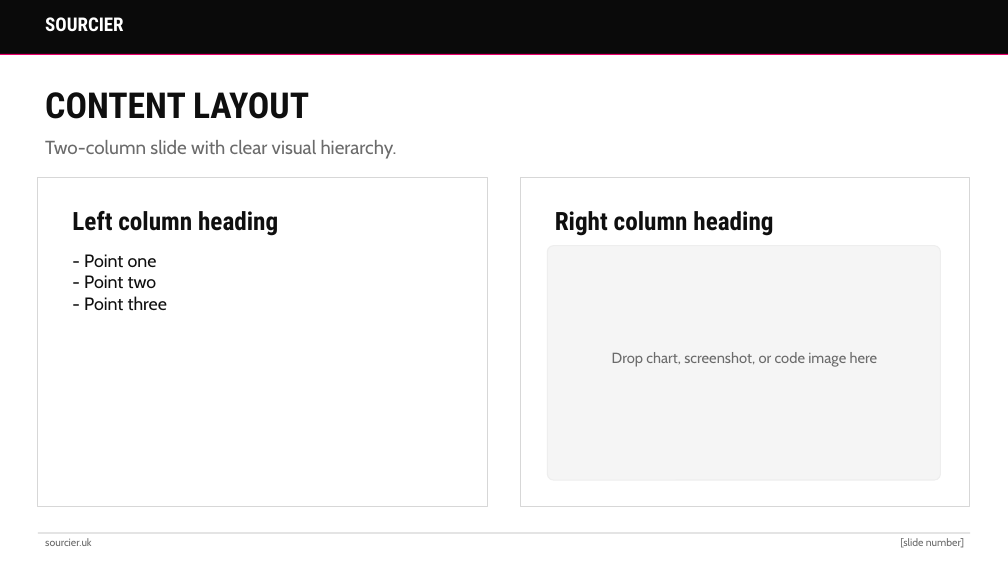
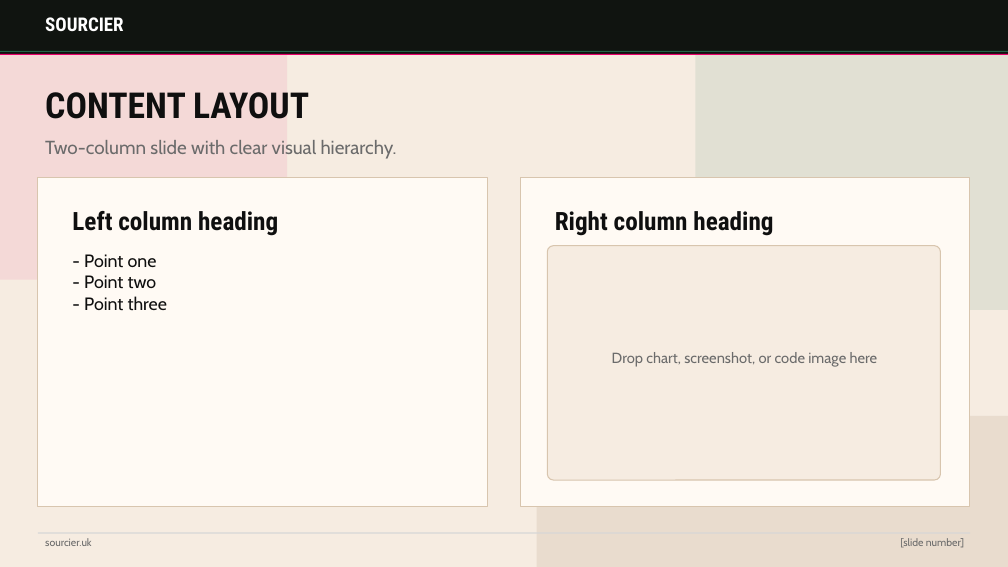
Before and after one commit to sourcier/web-sourcier.uk, a slide deck: slide 3 of assets/templates/sourcier-blog-template.pptx. Drawn at 1008x567 pixels with LibreOffice and Linux fonts; fonts in the diff are those of the drawing. Boxes give left, top, right and bottom in pixels: in the first picture for what was removed or moved away, otherwise in the second. Text is boxed around its words. In the diff, an @@ line names an element or a change of style, - is before the commit and + after.

Commit message:
Update PowerPoint template and README for enhanced color consistency and new slide features

```diff
--- a/assets/templates/sourcier-blog-template.pptx
+++ b/assets/templates/sourcier-blog-template.pptx
@@ background #FFFFFF to #F6ECE1 @@
@@ rectangle at [0, 0, 1008, 54]: fill #0A0A0A to #101410; outline #0A0A0A 1 pt to #101410 1 pt @@
@@ rounded rectangle added at [0, 0, 287, 280], fill #E8006A at 8% opacity @@
@@ rounded rectangle added at [696, 0, 1008, 310], fill #2A7D5B at 10% opacity @@
@@ line added from (0, 51) to (1008, 51), #2A7D5B 1 pt @@
@@ rectangle at [38, 178, 488, 507]: fill #FFFFFF to #FFFAF4; outline #D7D7D7 1 pt to #D8C5AE 1 pt @@
@@ rectangle at [520, 178, 970, 507]: fill #FFFFFF to #FFFAF4; outline #D7D7D7 1 pt to #D8C5AE 1 pt @@
@@ rounded rectangle at [547, 246, 941, 480]: fill #F5F5F5 to #F6ECE1; outline #EEEEEE 1 pt to #D8C5AE 1 pt @@
@@ rounded rectangle added at [537, 416, 1008, 567], fill #E5D8C9 at 76% opacity @@
```
Also in this commit, not shown: 5 other slides changed, 2 other files.
